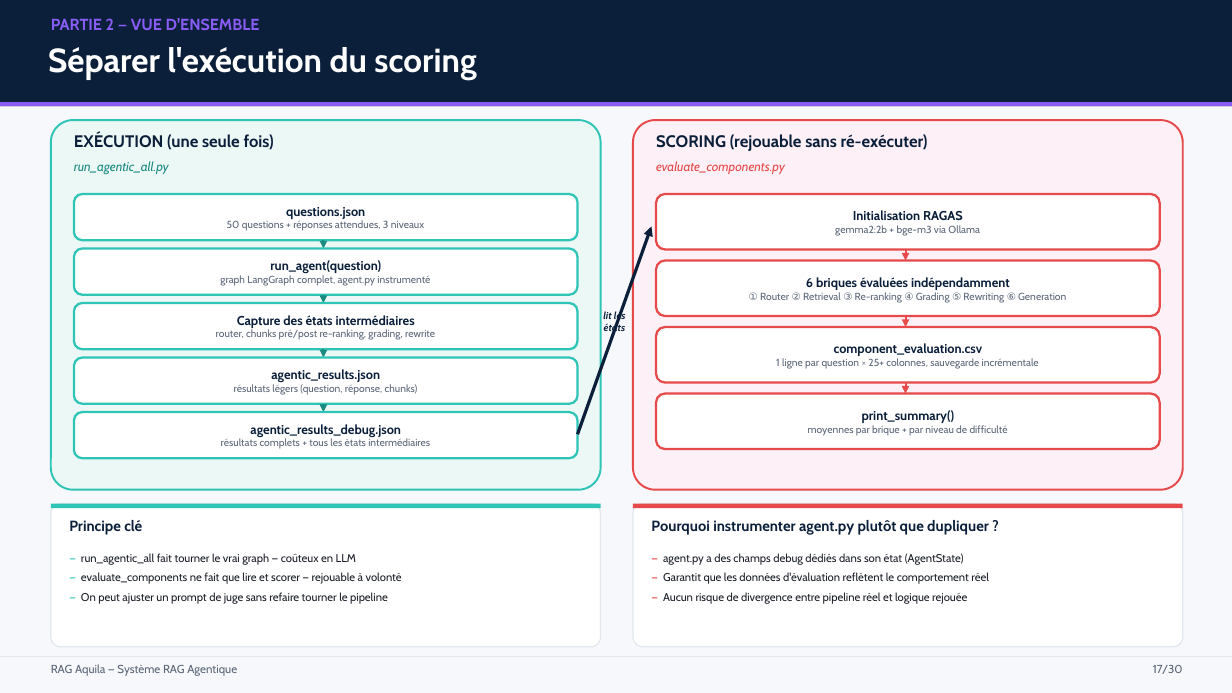
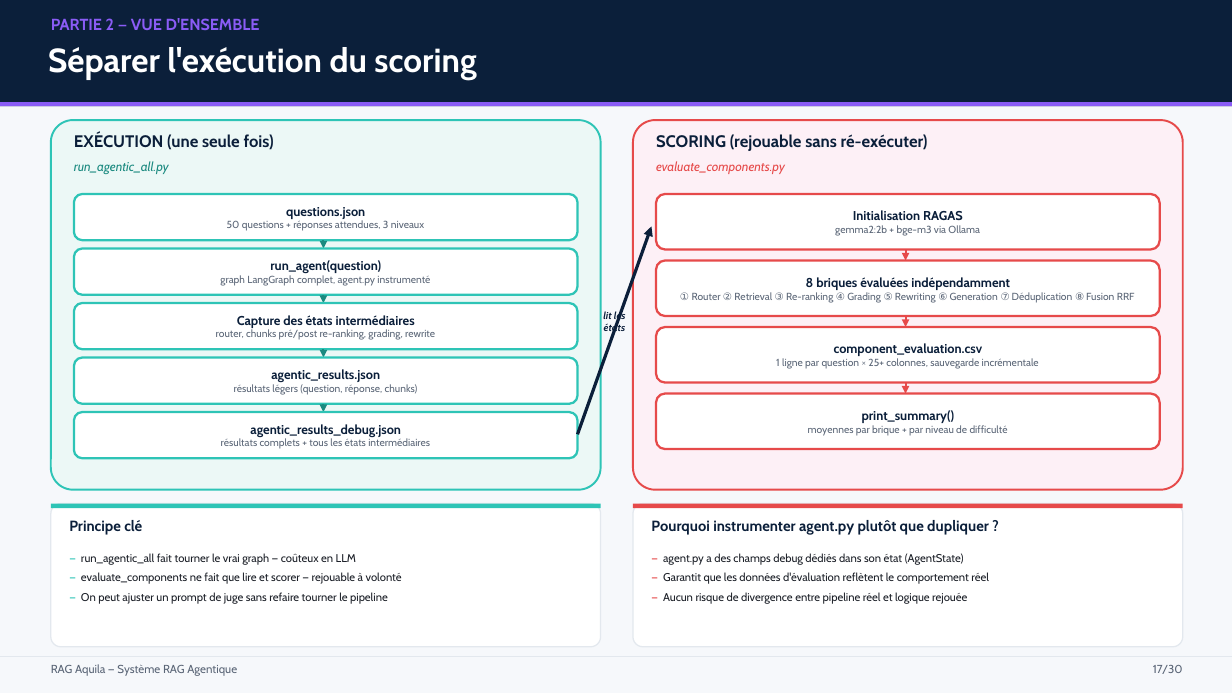
Before and after one commit to paulhenriduranton-collab/RAG_Aquila, a slide deck: slide 17 of Presentation_RAG_Aquila.pptx. Drawn at 1232x693 pixels with LibreOffice and Linux fonts; fonts in the diff are those of the drawing. Boxes give left, top, right and bottom in pixels: in the first picture for what was removed or moved away, otherwise in the second. Text is boxed around its words. In the diff, an @@ line names an element or a change of style, - is before the commit and + after.

Commit message:
feat: Enhance agent functionality with deduplication tracking and grading snapshots
- Added new fields in AgentState to track documents removed and kept during deduplication.
- Implemented logic to capture and return deduplication pairs in retrieval processes.
- Updated retrieval functions to support deduplication tracking and improved document handling.
- Enhanced grading process to include snapshots before rewrites, ensuring consistency in evaluations.
- Modified deduplication evaluation to compare removed and kept documents directly, measuring real information loss.
- Improved evaluation metrics for query rewriting to assess targeting effectiveness of new queries.
- Updated relevant prompts and evaluation functions to accommodate new deduplication and grading features.

```diff
--- a/Presentation_RAG_Aquila.pptx
+++ b/Presentation_RAG_Aquila.pptx
@@ text in rounded rectangle at <box>680,277,1135,302</box>: text changed @@
-6 briques évaluées indépendamment
-① Router ② Retrieval ③ Re-ranking ④ Grading ⑤ Rewriting ⑥ Generation
+8 briques évaluées indépendamment
+① Router ② Retrieval ③ Re-ranking ④ Grading ⑤ Rewriting ⑥ Generation ⑦ Déduplication ⑧ Fusion RRF
```
Also in this commit, not shown: 6 other slides changed, 6 other files.
